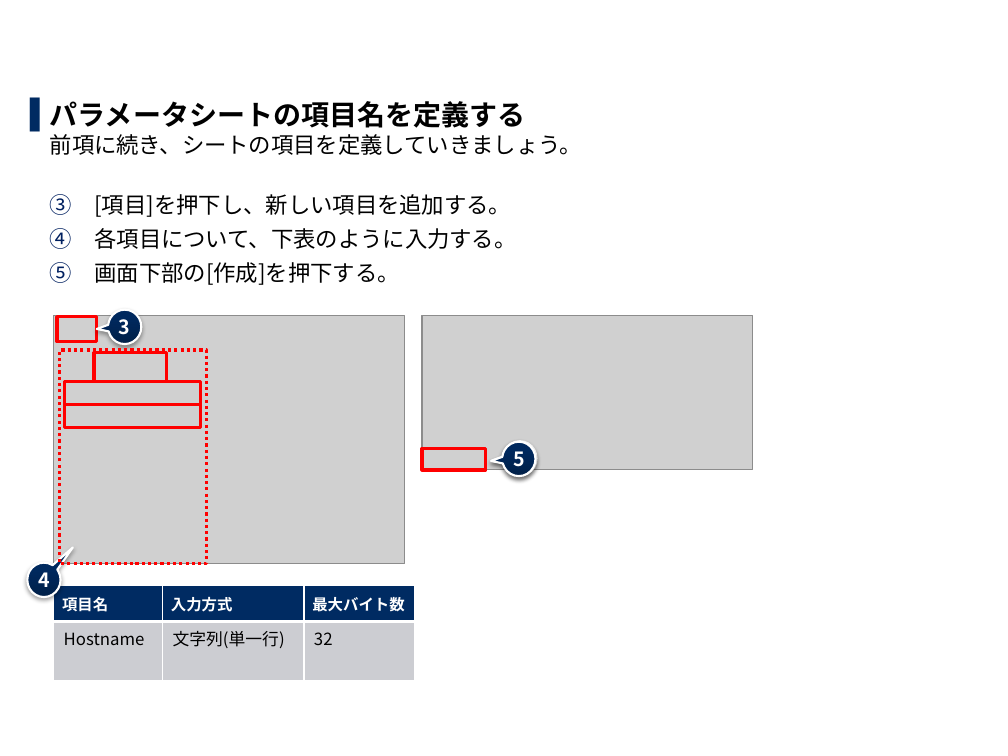
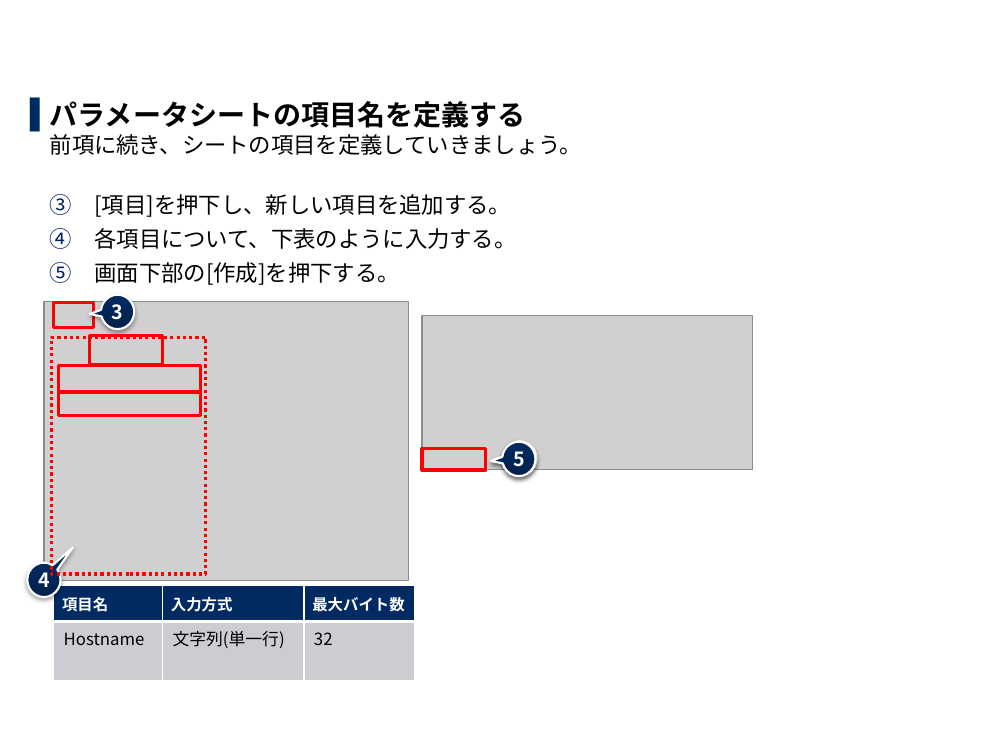
Before and after one commit to exastro-suite/it-automation-docs, a slide deck: slide 25 of asset/Learn_ja/ITA-hg-ps_practice_ja.pptx. Drawn at 1008x756 pixels with LibreOffice and Linux fonts; fonts in the diff are those of the drawing; grey boxes stand for pictures; background and template pictures are left out. Boxes give left, top, right and bottom in pixels: in the first picture for what was removed or moved away, otherwise in the second. Text is boxed around its words. In the diff, an @@ line names an element or a change of style, - is before the commit and + after.

```diff
--- a/asset/Learn_ja/ITA-hg-ps_practice_ja.pptx
+++ b/asset/Learn_ja/ITA-hg-ps_practice_ja.pptx
@@ picture: place and size @@
-picture at (53,316,404,564)
+picture at (44,301,408,581)
@@ rectangle: place and size @@
-rectangle at (59,350,206,563)
+rectangle at (51,337,206,574)
@@ 2 rectangles, 1 speech bubble: place and size @@
-2 rectangles, 1 speech bubble at (57,309,166,382)
+2 rectangles, 1 speech bubble at (53,294,162,365)
@@ rectangle: place and size @@
-rectangle at (65,382,201,404)
+rectangle at (58,366,201,393)
@@ rectangle: place and size @@
-rectangle at (65,404,201,427)
+rectangle at (58,392,201,416)
```
Also in this commit, not shown: 10 other slides changed, 1 other file.
